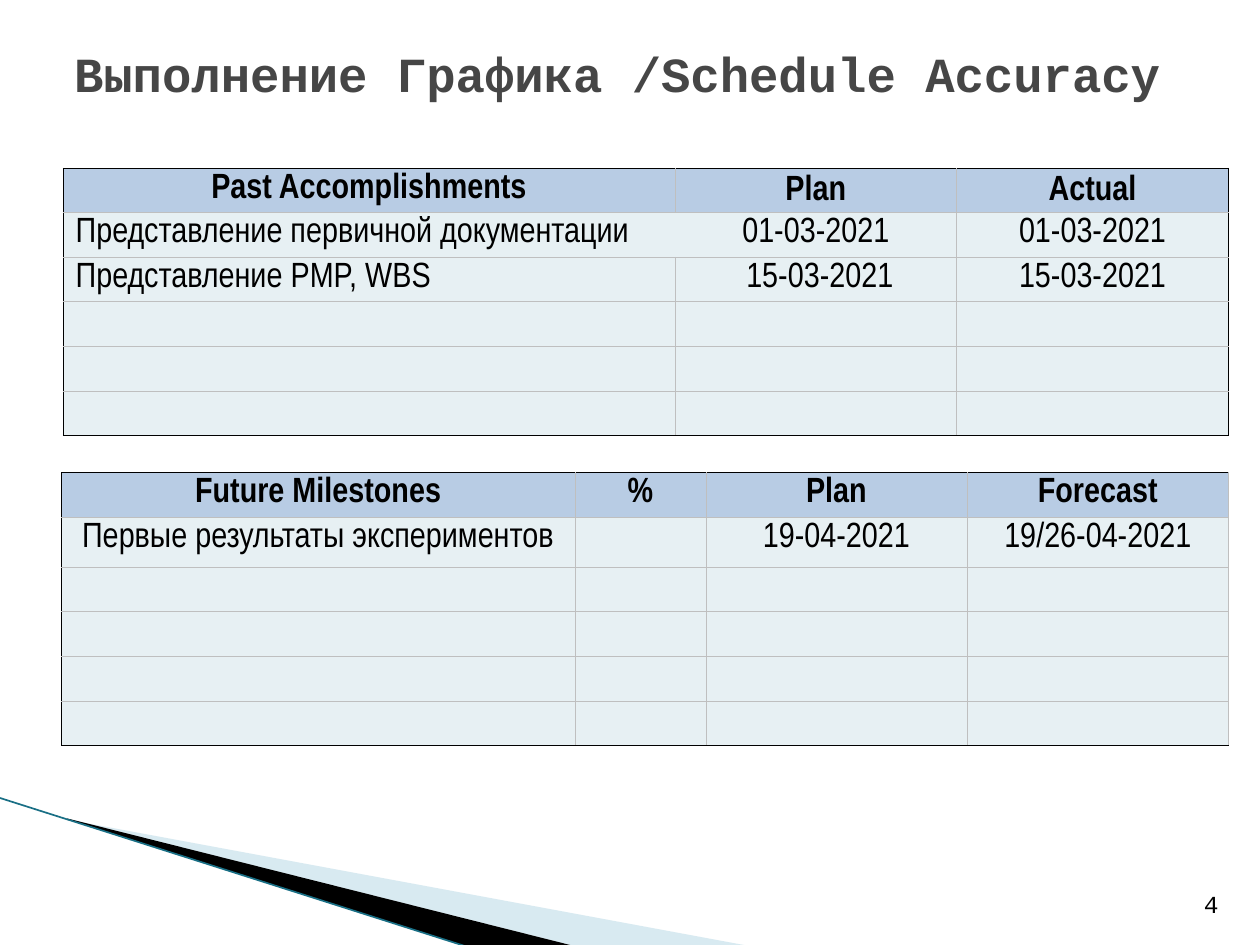
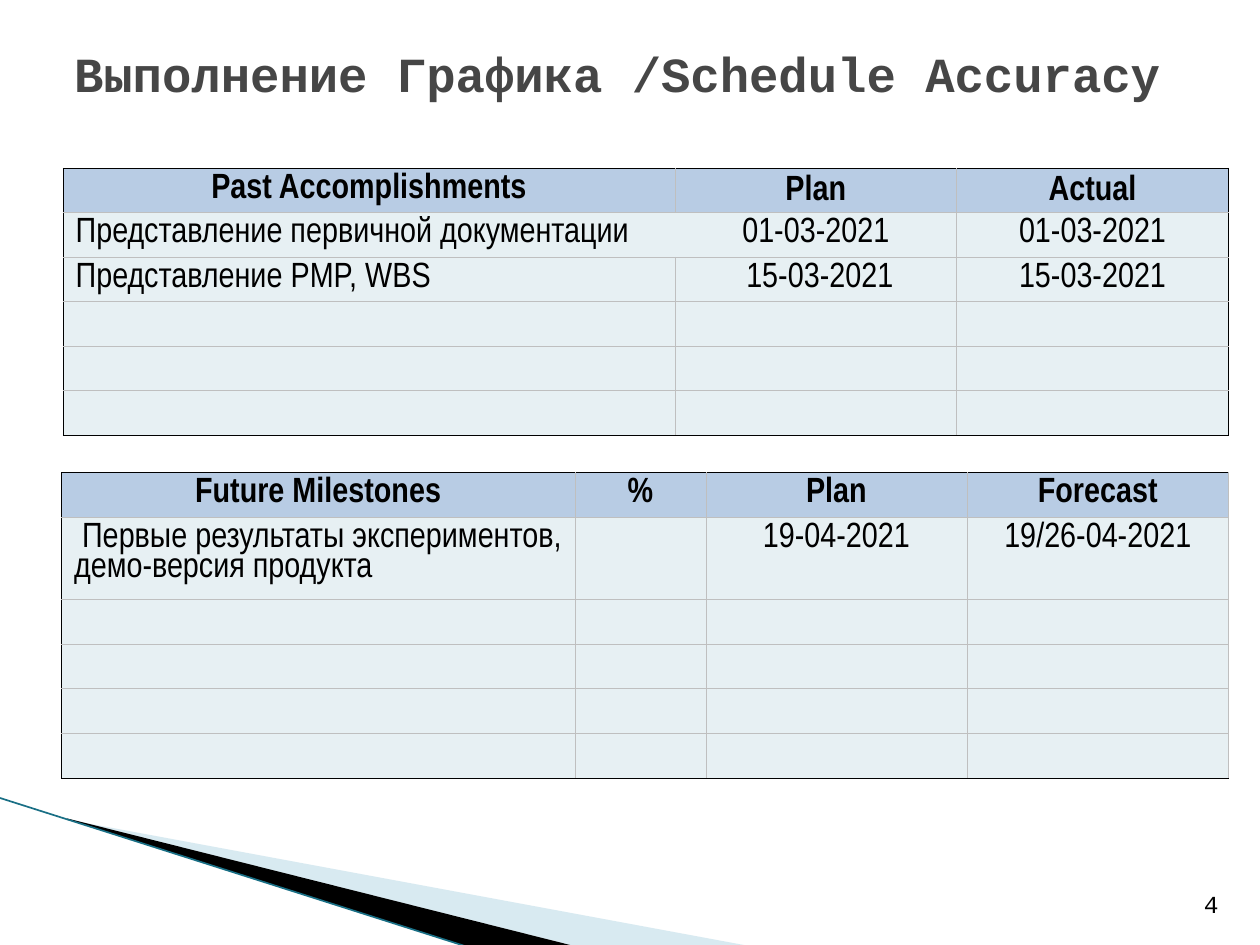
Before and after one commit to saviord7/applicant-service, a slide deck: slide 4 of reports/weekly reports/C09_RAS_report_3_LETI_2021.ppt. Drawn at 1260x945 pixels with LibreOffice and Linux fonts; fonts in the diff are those of the drawing; background and template pictures are left out. Boxes give left, top, right and bottom in pixels: in the first picture for what was removed or moved away, otherwise in the second. Text is boxed around its words. In the diff, an @@ line names an element or a change of style, - is before the commit and + after.

```diff
--- a/reports/weekly reports/C09_RAS_report_3_LETI_2021.ppt
+++ b/reports/weekly reports/C09_RAS_report_3_LETI_2021.ppt
@@ table at box(62, 472, 1227, 777) @@
-row 2, column 1: Первые результаты экспериментов
+row 2, column 1: Первые результаты экспериментов, демо-версия продукта
```
Also in this commit, not shown: 2 other slides changed, 2 slides added, 2 slides removed.
